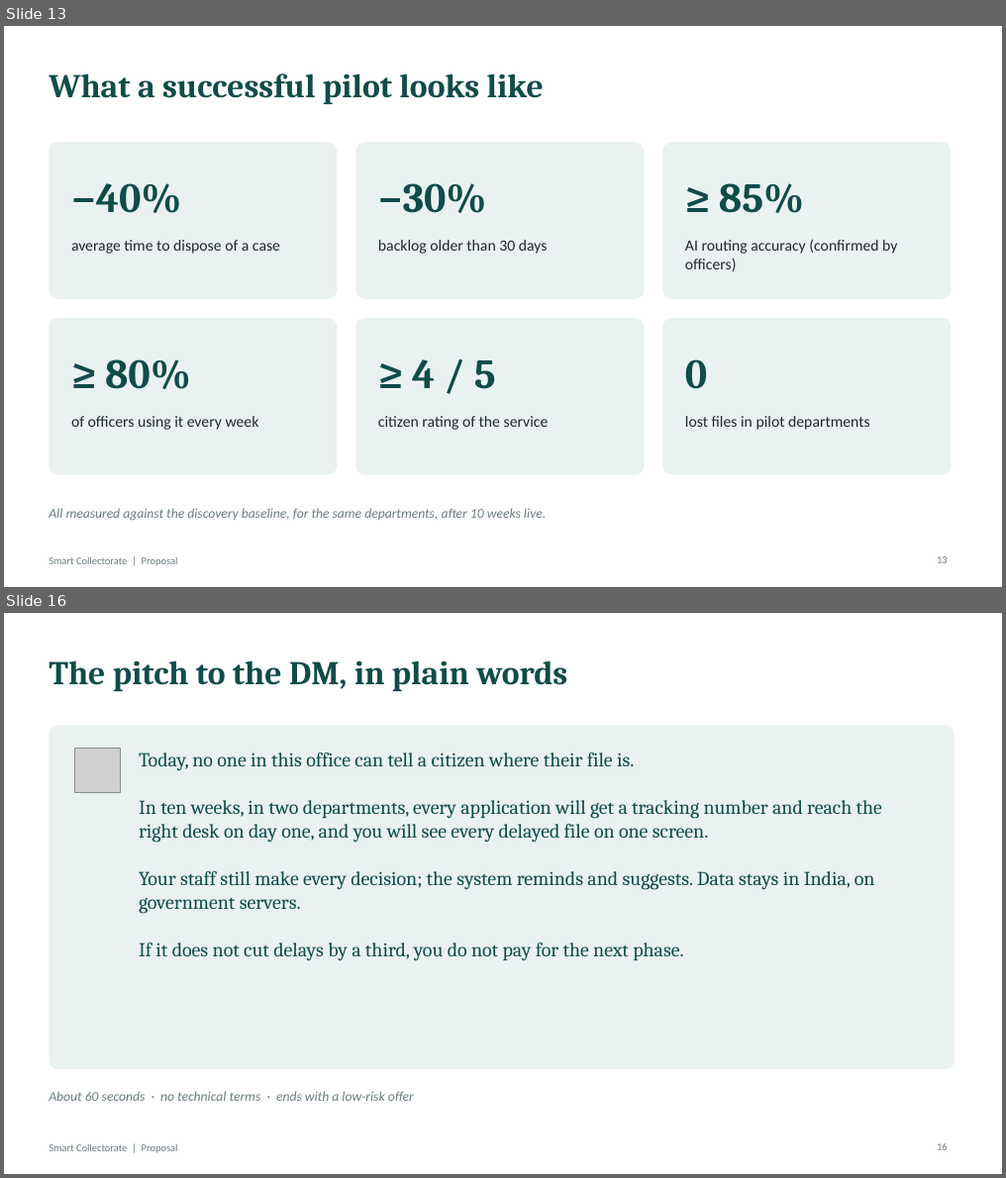
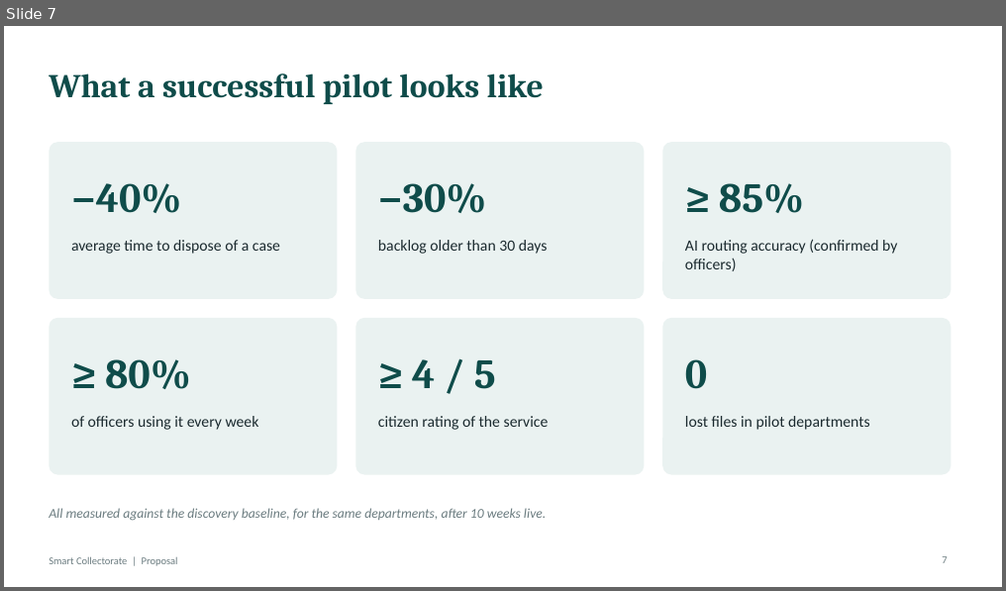
Before and after one commit to easycodewithme/Assignemnt-Automation, a slide deck: presentation/Smart_Collectorate_Proposal.pptx. Shown one above the other, each under a label of ours: slides 13 and 16 before the commit, slide 7 after it; the slides between them are not shown. The pictures are 1006x1178 and 1006x591 pixels, drawn with LibreOffice and Linux fonts; fonts in the diff are those of the drawing; grey boxes stand for pictures. Boxes give left, top, right and bottom in pixels: in the first picture for what was removed or moved away, otherwise in the second. Text is boxed around its words. In the diff, an @@ line names an element or a change of style, - is before the commit and + after.

```diff
--- a/presentation/Smart_Collectorate_Proposal.pptx
+++ b/presentation/Smart_Collectorate_Proposal.pptx
@@ slide 16 removed at [4, 613, 1002, 1174], background #FFFFFF; not listed: 1 template element that a slide beside it also shows @@
@@ title removed at [49, 661, 567, 691] @@
-The pitch to the DM, in plain words
@@ rounded rectangle removed at [49, 725, 954, 1069] @@
@@ picture removed at [75, 748, 120, 792] @@
@@ text removed at [139, 753, 882, 961] @@
-Today, no one in this office can tell a citizen where their file is.
-In ten weeks, in two departments, every application will get a tracking number and reach the right desk on day one, and you will see every delayed file on one screen.
-Your staff still make every decision; the system reminds and suggests. Data stays in India, on government servers.
-If it does not cut delays by a third, you do not pay for the next phase.
@@ text removed at [49, 1091, 414, 1101] @@
-About 60 seconds · no technical terms · ends with a low-risk offer
@@ page number removed at [937, 1144, 947, 1151] @@
-16
@@ what was slide 13 is now slide 7 @@
@@ page number at [942, 557, 946, 564]: text changed @@
-13
+7
```
Also in this commit, not shown: 4 slides changed, 4 slides added, 13 other slides removed, 1 other file.
